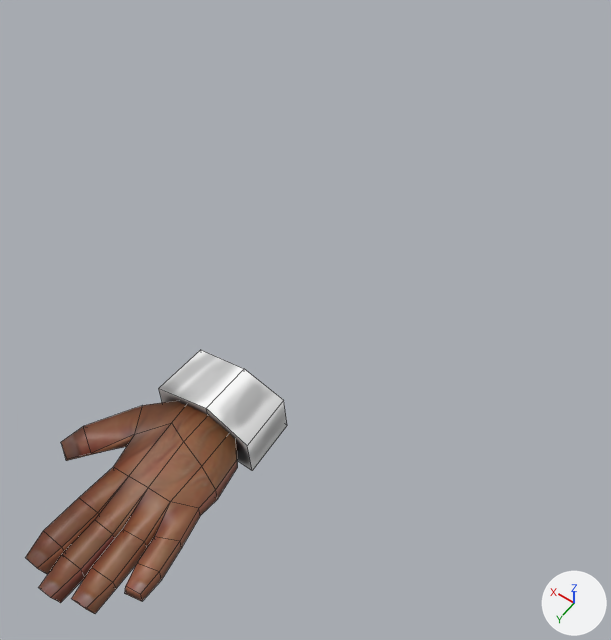
The FBX model Assets/GameElements/Player/PlayerModels.fbx as it was, and as the next commit left it.
Both versions are drawn from a camera (50 mm lens) standing at (-3.63, 3.0, 8.05) and looking at (0.33, -2.55, -0.67). Arrows for +X, +Y and +Z are at lower right; the lights stay in place. Mesh edges are drawn as thin lines.

Names of what the first picture shows: 'PlayerHand.001', 'Sleeve'.
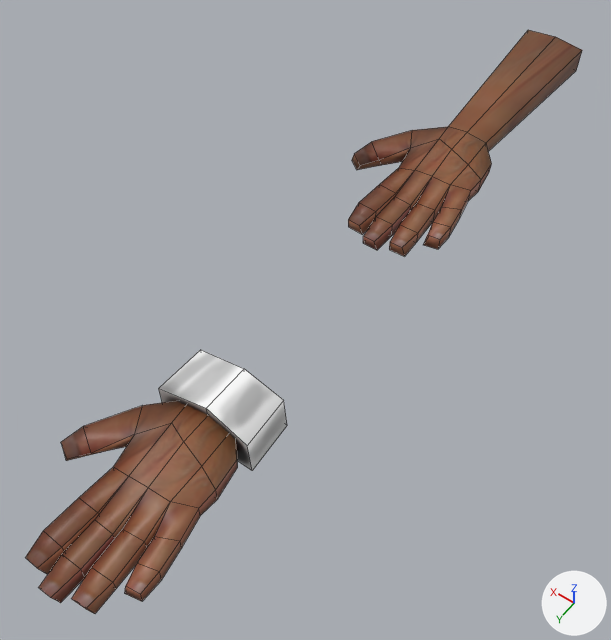
The newer file is also turned or shifted as a whole; pictures and numbers use the older file's frame.

Patch to the scene script:
```diff
--- a/Assets/GameElements/Player/PlayerModels.fbx.py
+++ b/Assets/GameElements/Player/PlayerModels.fbx.py
@@ me_cube_001_1 @@
+me_cube_001_1.from_pydata(...)  # 92 vertices, 90 faces; spans x -0.62..1.25, y -3.54..1.87, z -0.35..0.22
+me_cube_001_1.materials.append(mat_playerhand)  # picture img_playerhandalbedo_png
@@ ob_handwitharmmesh @@
+ob_handwitharmmesh = bpy.data.objects.new('HandWithArmMesh', me_cube_001_1)
+ob_handwitharmmesh.location = (-0.03, -5.54, -0.01)
```

Boxes [x1, y1, x2, y2] around the edits, measured in the pictures (611 x 640 px):
'HandWithArmMesh', added (brown)
    after: [348, 30, 582, 256]
